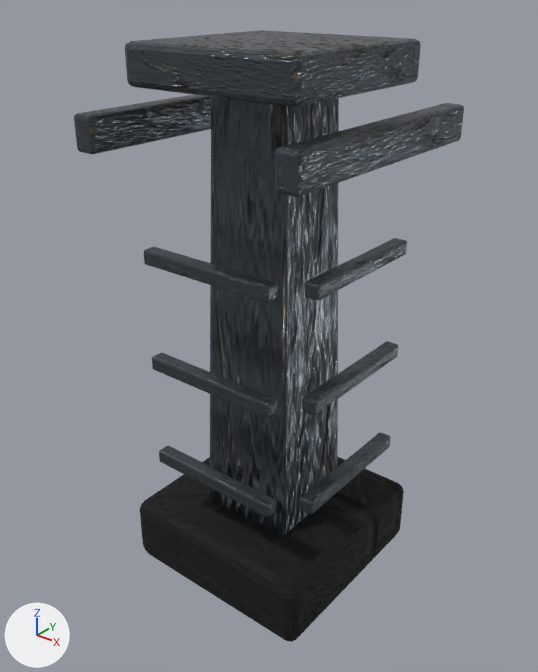
The glTF model assets/world/aetherfall/models/bridge_support.glb, before and after one commit.
The view is the same before and after, from a 50 mm camera at (11.51, -14.64, 8.87) aimed at (-0.09, -0.14, -0.12). Arrows for +X, +Y and +Z are at lower left; the lights stay in place. The first picture is the older version. Where no turn or scale is listed for an object, it has been applied to the vertices.

Names of what the first picture shows: 'Pylon', 'PylonBeam-10', 'PylonBeam10', 'PylonBracer0', 'PylonBracer1', 'PylonBracer2', 'PylonBracerB0', 'PylonBracerB1', 'PylonBracerB2', 'PylonCap', 'PylonFoot'.
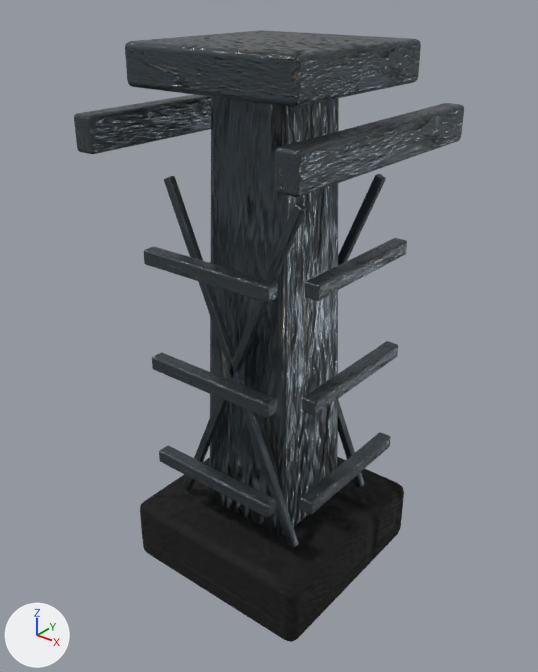
Changed parts and their boxes (x1, y1, x2, y2) in the pictures (538 x 672 px):
'PylonCrossB_17', added
    after: (164, 176, 299, 547)
'PylonCrossA_17', added
    after: (183, 203, 306, 491)
'PylonCrossA_-17', added
    after: (338, 174, 386, 265)
'PylonCrossB_-17', added
    after: (338, 400, 365, 487)

The change, as a list of edits to the scene's bpy script:
```text
Add me_cube_237:
    me_cube_237.from_pydata(...)  # 96 vertices, 188 faces; spans x -2.15..2.15, y -0.11..0.11, z -4.83..4.83
    me_cube_237.materials.append(mat_steel)
Add me_cube_236:
    me_cube_236.from_pydata(...)  # 96 vertices, 188 faces; spans x -2.15..2.15, y -0.11..0.11, z -4.83..4.83
    me_cube_236.materials.append(mat_steel)
Add ob_pyloncrossb_17:
    ob_pyloncrossb_17 = bpy.data.objects.new('PylonCrossB_17', me_cube_237)
    ob_pyloncrossb_17.location = (0.0, -1.7, -0.5)
Add ob_pyloncrossa_17:
    ob_pyloncrossa_17 = bpy.data.objects.new('PylonCrossA_17', me_cube_236)
    ob_pyloncrossa_17.location = (0.0, -1.7, -0.5)
Add ob_pyloncrossb__17:
    ob_pyloncrossb__17 = bpy.data.objects.new('PylonCrossB_-17', me_cube_237.copy())
    ob_pyloncrossb__17.location = (0.0, 1.7, -0.5)
Add ob_pyloncrossa__17:
    ob_pyloncrossa__17 = bpy.data.objects.new('PylonCrossA_-17', me_cube_236.copy())
    ob_pyloncrossa__17.location = (0.0, 1.7, -0.5)
```
